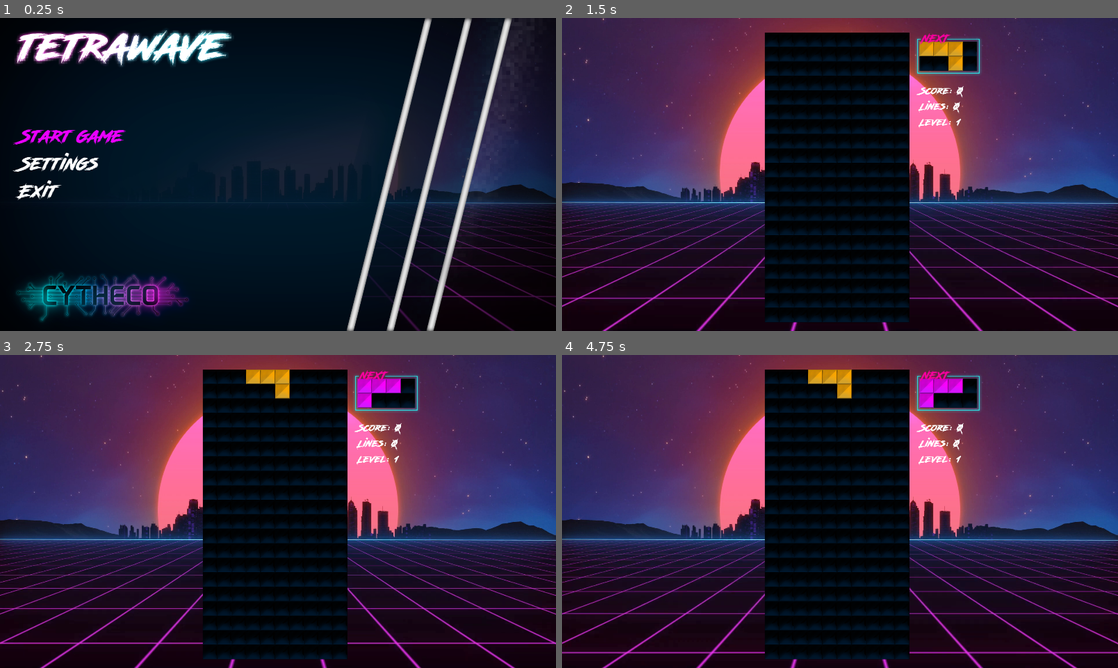
Above: before the commit, frames 1-4 (two rows, left to right).
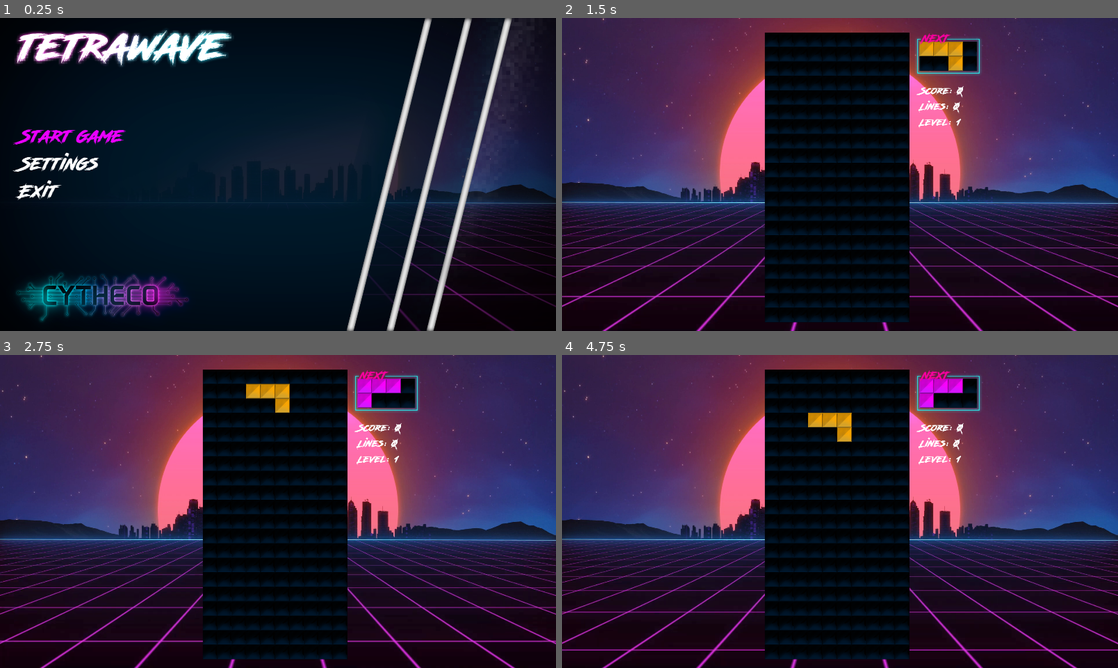
Above: after the commit, the same moments.

Repository: Cydeamon/BlockWave
Game: Godot game, scene res://Main.tscn
The game is run twice, just before and just after one commit, with the same random seed, the same clock (stepped at 60 frames per second) and the same inputs. Sound files missing from this copy of the repository are replaced by a short silence.
Inputs:
- Up to frame 1 (0.25 s): no input
- Up to frame 2 (1.5 s): tap Enter at 0.5 s
- Up to frame 3 (2.75 s): no input
- Up to frame 4 (4.75 s): tap Space at 3.5 s

The runs differ from the first frame. In frame 1, 0.4% of the frame differs, in the area x 72-100%, y 64-90%; in frame 2, 1.9%; in frame 3, 2.9%; in frame 4, 3.5%, in the area x 0-100%, y 4-96%.

Commit message:
Figures falling. Figures collisions

Diff:
--- a/Main.tscn
+++ b/Main.tscn
@@ -50,7 +50,7 @@
 
 [node name="bg_animation" type="AnimatedSprite" parent="."]
 frames = SubResource( 1 )
-frame = 10
+frame = 17
 playing = true
 centered = false
 
--- a/src/Cell.gd
+++ b/src/Cell.gd
@@ -1,6 +1,8 @@
 extends Node2D
 
 var cell_color_index = 0
+var x
+var y
 
 func _ready():
 	update_cell_color()
--- a/src/GameFieldCells.gd
+++ b/src/GameFieldCells.gd
@@ -26,6 +26,8 @@
 			cell.name = "cell_" + str(i) + "_" + str(j)
 			cell.position.x = offset_x
 			cell.position.y = offset_y
+			cell.x = j
+			cell.y = i
 
 			gamefield_map_row.push_back(cell)
 
--- a/src/Main.gd
+++ b/src/Main.gd
@@ -65,6 +65,11 @@
 		spawn_next_figure()
 		pick_next_figure()
 		is_figure_falling = true
+	else:
+		if !collision_check("down"):
+			fix_figure()
+		else:
+			move_current_figure_down()
 
 
 func spawn_next_figure():
@@ -74,7 +79,7 @@
 		for j in 4:
 			var cell = $Game/GameField/GameFieldCells.gamefield_map[i][draw_x + j]
 			cell.set_color_index($Game/UI/Next/next_figure.gamefield_map[i][j].cell_color_index)
-			current_figure_cells.push_back(cell)
+			current_figure_cells.push_front(cell)
 
 
 
@@ -134,3 +139,55 @@
 	for i in 2:
 		for j in 4:
 			$Game/UI/Next/next_figure.gamefield_map[i][j].set_color_index(figure[i][j])
+
+
+
+func move_current_figure_down():
+	var gamefield = $Game/GameField/GameFieldCells
+
+	for i in current_figure_cells.size():
+		var cell = current_figure_cells[i]
+
+		if cell.cell_color_index > 0:
+			var next_cell = gamefield.get_node("cell_" + str(cell.y + 1) + "_" + str(cell.x))
+			next_cell.set_color_index(cell.cell_color_index)
+			cell.set_color_index(0)
+			current_figure_cells[i] = next_cell
+
+
+func collision_check(direction):
+	var gamefield = $Game/GameField/GameFieldCells
+
+	for i in current_figure_cells.size():
+		var cell = current_figure_cells[i]
+
+		if cell.cell_color_index > 0:
+			var next_cell
+
+			if direction == "down":
+				next_cell = gamefield.get_node("cell_" + str(cell.y + 1) + "_" + str(cell.x))
+			if direction == "left":
+				next_cell = gamefield.get_node("cell_" + str(cell.y) + "_" + str(cell.x-1))
+			if direction == "right":
+				next_cell = gamefield.get_node("cell_" + str(cell.y) + "_" + str(cell.x+1))
+
+			if !next_cell:
+				return false
+
+			if next_cell.cell_color_index != 0:
+				var is_self_collide = false
+
+				for temp_cell in current_figure_cells:
+					if temp_cell == next_cell:
+						is_self_collide = true
+						break
+
+				if !is_self_collide:
+					return false
+
+	return true
+
+
+func fix_figure():
+	is_figure_falling = false
+	current_figure_cells = []
